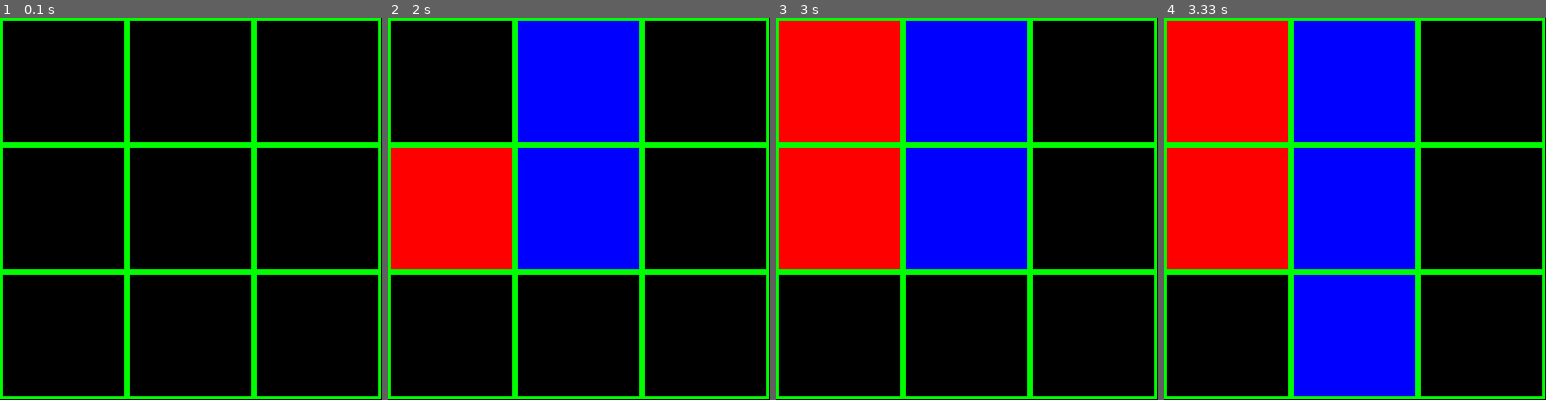
Above: before the commit, frames 1-4 (left to right).
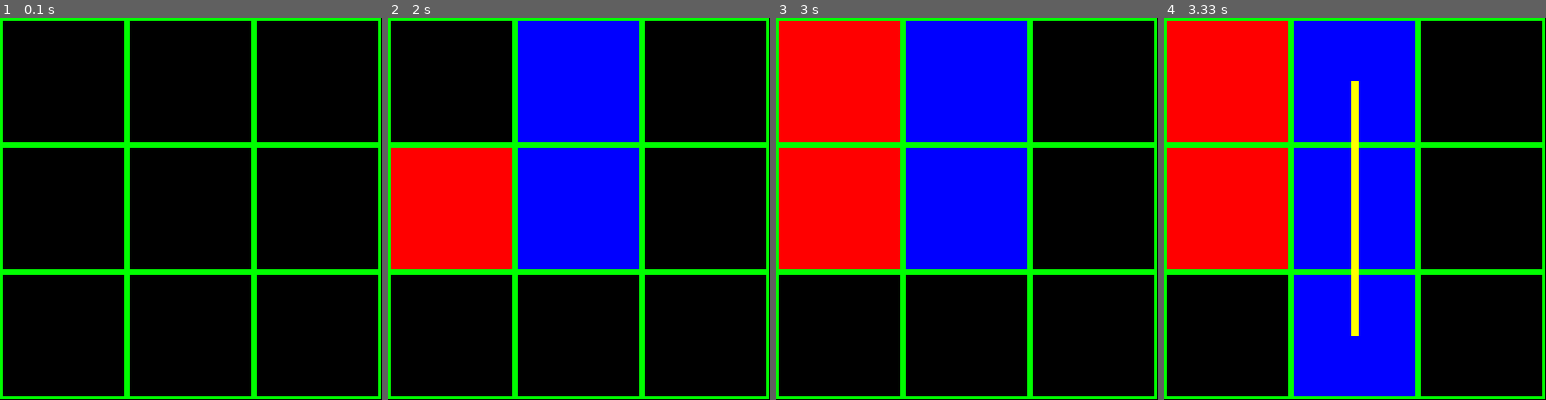
Above: after the commit, the same moments.

Repository: Mahyar-Sahraei/mnk-pygame
Game: pygame game, started from game.py
Two runs of this game, one before a commit and one after it. Both use one fixed random seed, a clock stepped at 60 frames per second and the inputs below.
Inputs (mouse positions are in pixels of both pictures, inside the frame that each line leads up to):
- Up to frame 1 (0.1 s): no input
- Up to frame 2 (2 s): click (579, 209) at 0.38 s; click (487, 212) at 0.83 s; move the mouse to (632, 75) at 1.13 s; click (632, 75) at 1.42 s; move the mouse to (487, 132) at 1.83 s
- Up to frame 3 (3 s): click (875, 132) at 2.18 s; move the mouse to (947, 308) at 2.7 s
- Up to frame 4 (3.33 s): click (1335, 308) at 3.1 s

Frames 1-3 are identical in both runs. In frame 4, 1.3% of the frame differs, in the area x 49-51%, y 16-84%.

Commit message:
changed WIN_C default value

Diff:
--- a/paper.py
+++ b/paper.py
@@ -1,6 +1,6 @@
 import enum
 
-WIN_C = 4
+WIN_C = 3
 
 class State(enum.Enum):
     N = -1
